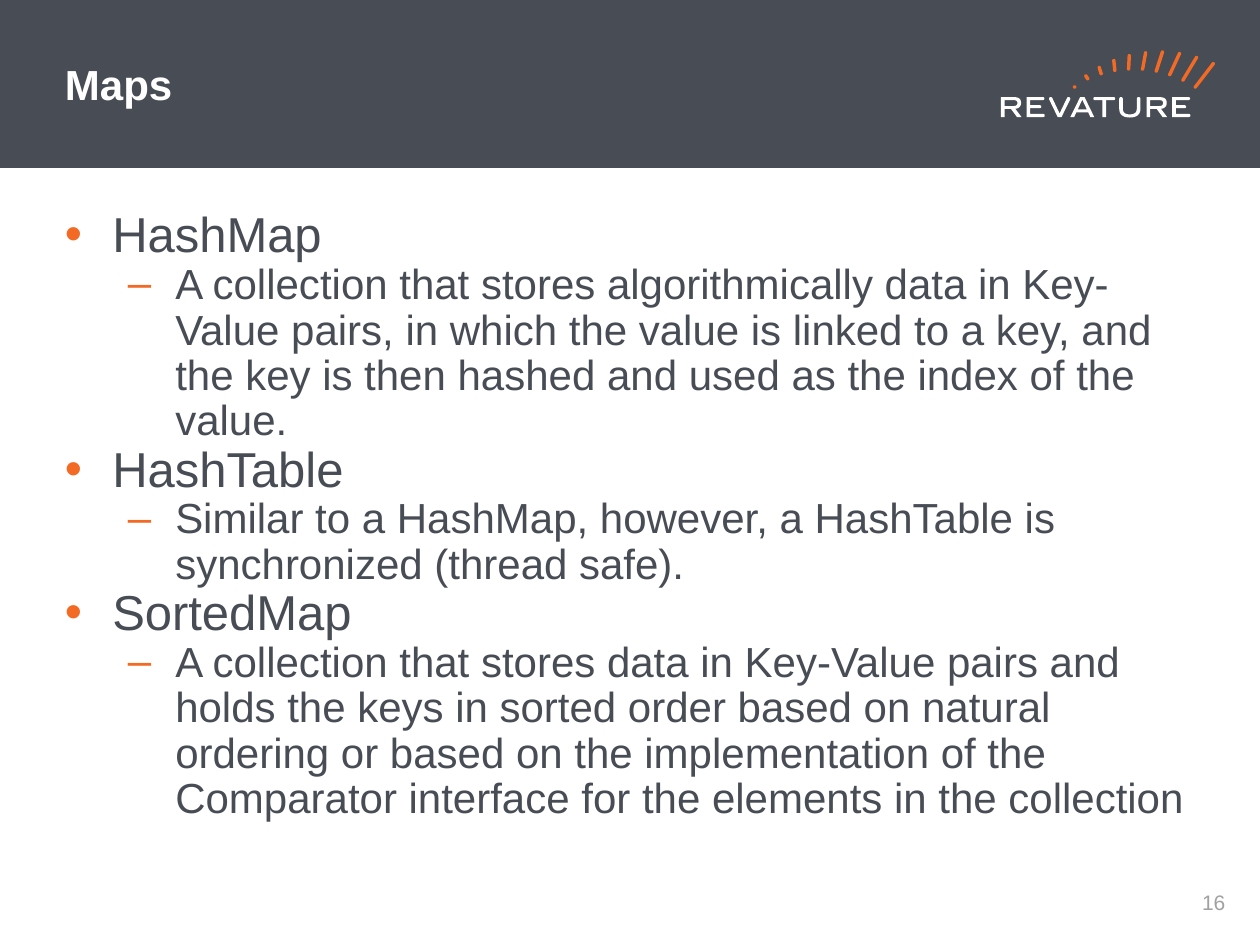
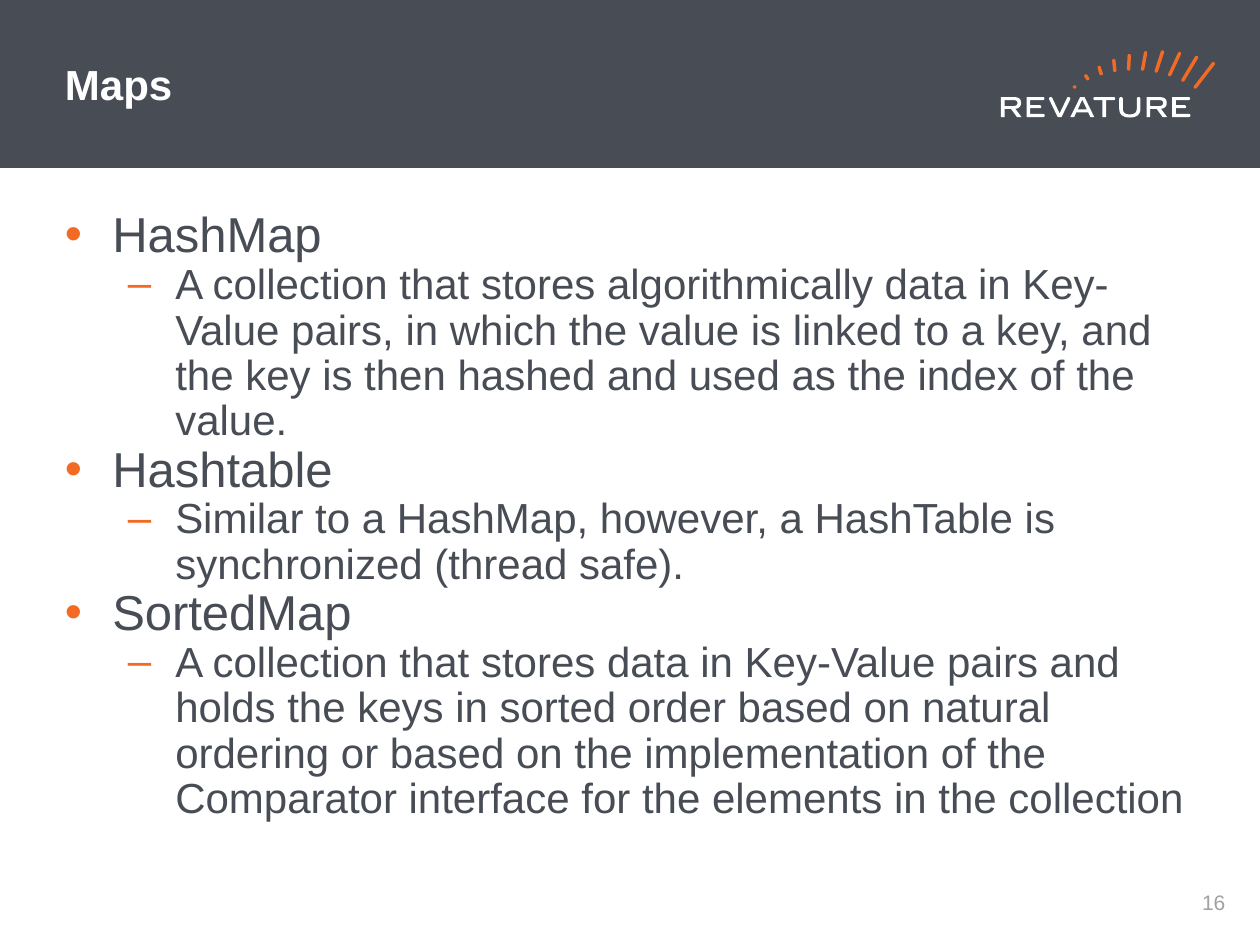
Before and after one commit to brynportella/210607-FeederProgram, a slide deck: slide 17 of powerpoints/Day_9.pptx. Drawn at 1260x945 pixels with LibreOffice and Linux fonts; fonts in the diff are those of the drawing. Boxes give left, top, right and bottom in pixels: in the first picture for what was removed or moved away, otherwise in the second. Text is boxed around its words. In the diff, an @@ line names an element or a change of style, - is before the commit and + after.

```diff
--- a/powerpoints/Day_9.pptx
+++ b/powerpoints/Day_9.pptx
@@ text at bbox=[112, 451, 332, 488]: text changed @@
-• HashTable
+• Hashtable
```
Also in this commit, not shown: 36 other files.
